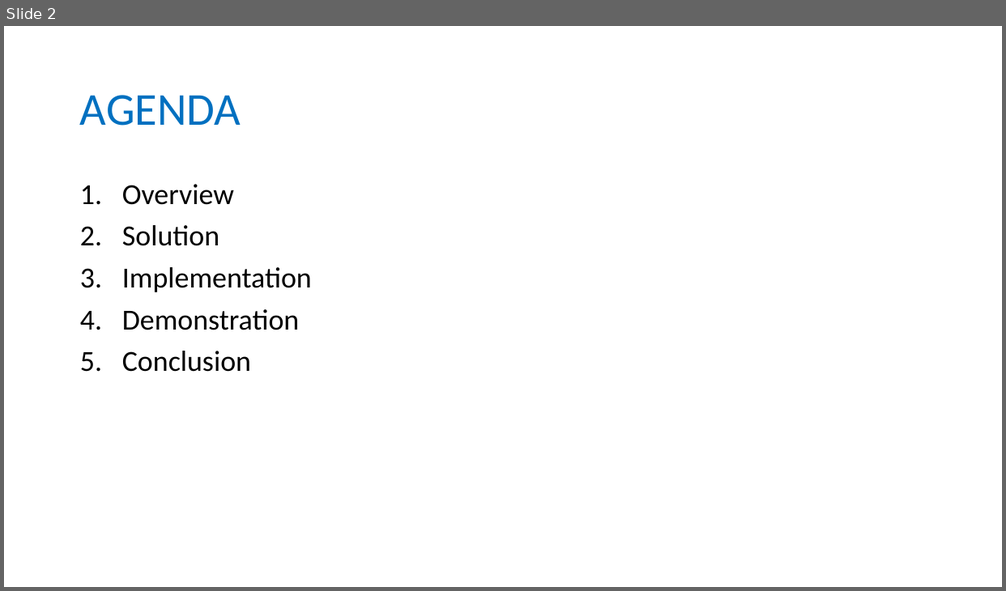
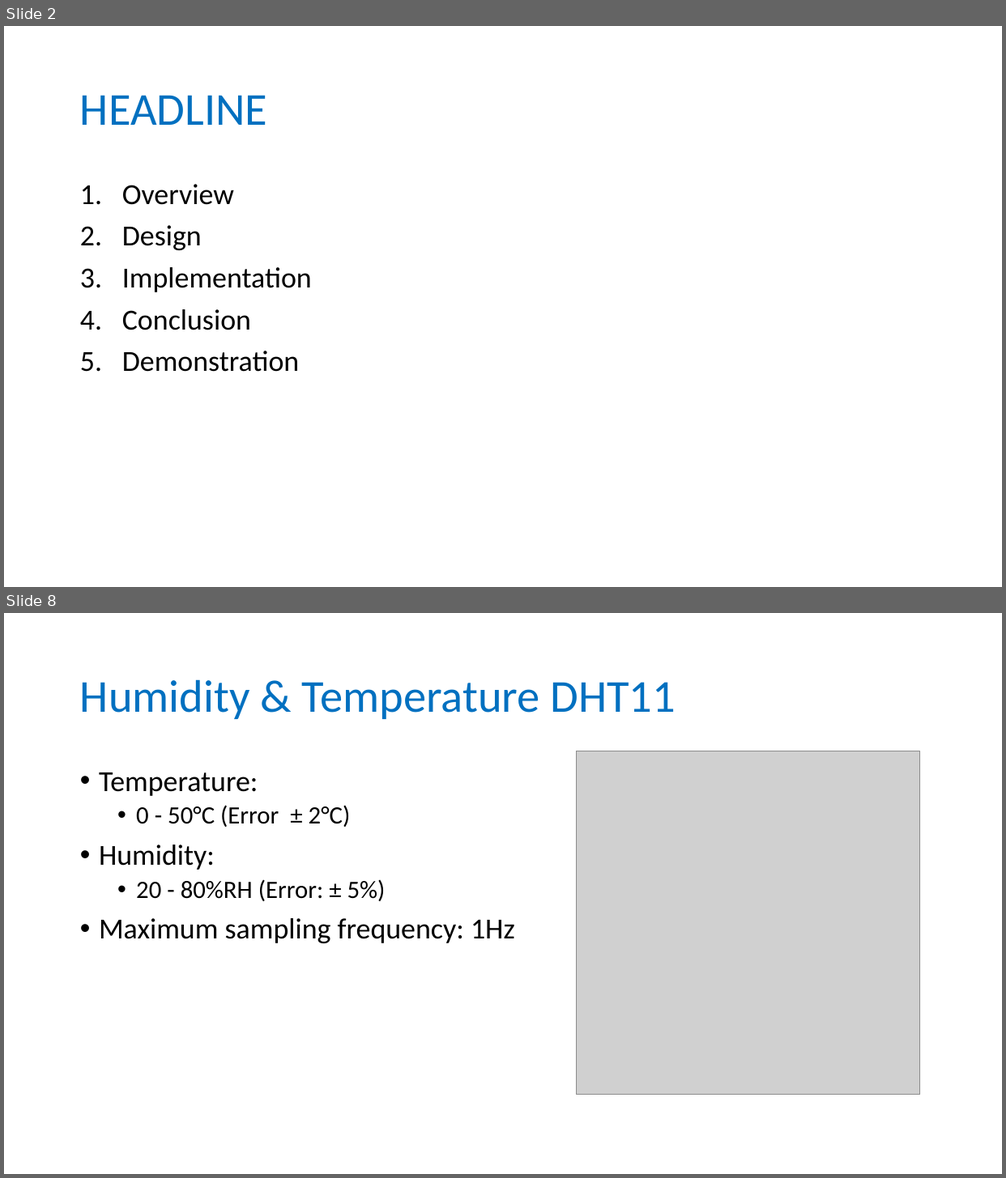
Before and after one commit to longhoang0304/DCDCS_Documentation, a slide deck: Final-Presentation.pptx. Shown one above the other, each under a label of ours: slide 2 before the commit, slides 2 and 8 after it; the slides between them are not shown. The pictures are 1006x591 and 1006x1178 pixels, drawn with LibreOffice and Linux fonts; fonts in the diff are those of the drawing; grey boxes stand for pictures. Boxes give left, top, right and bottom in pixels: in the first picture for what was removed or moved away, otherwise in the second. Text is boxed around its words. In the diff, an @@ line names an element or a change of style, - is before the commit and + after.

```diff
--- a/Final-Presentation.pptx
+++ b/Final-Presentation.pptx
@@ slide 8 added at <box>4,613,1002,1174</box>, background #FFFFFF @@
@@ title added at <box>80,679,675,719</box>, 44 pt, text #0070C0 @@
+Humidity & Temperature DHT11
@@ picture added at <box>577,752,920,1095</box> @@
@@ text added at <box>99,773,515,943</box>, 28 pt, text #000000 @@
+• Temperature:
+  • 0 - 50°C (Error ± 2°C)
+• Humidity:
+  • 20 - 80%RH (Error: ± 5%)
+• Maximum sampling frequency: 1Hz
@@ slide 2 changed as well @@
@@ title at <box>80,95,267,125</box>: text changed @@
-AGENDA
+HEADLINE
@@ text at <box>122,225,202,250</box>: text changed @@
-2. Solution
+2. Design
@@ text at <box>122,310,251,331</box>: paragraph added @@
+4. Conclusion
@@ text at <box>122,351,251,372</box>: paragraph removed @@
-5. Conclusion
```
Also in this commit, not shown: 3 other slides changed, 30 other slides added, 11 slides removed, 2 other files.
